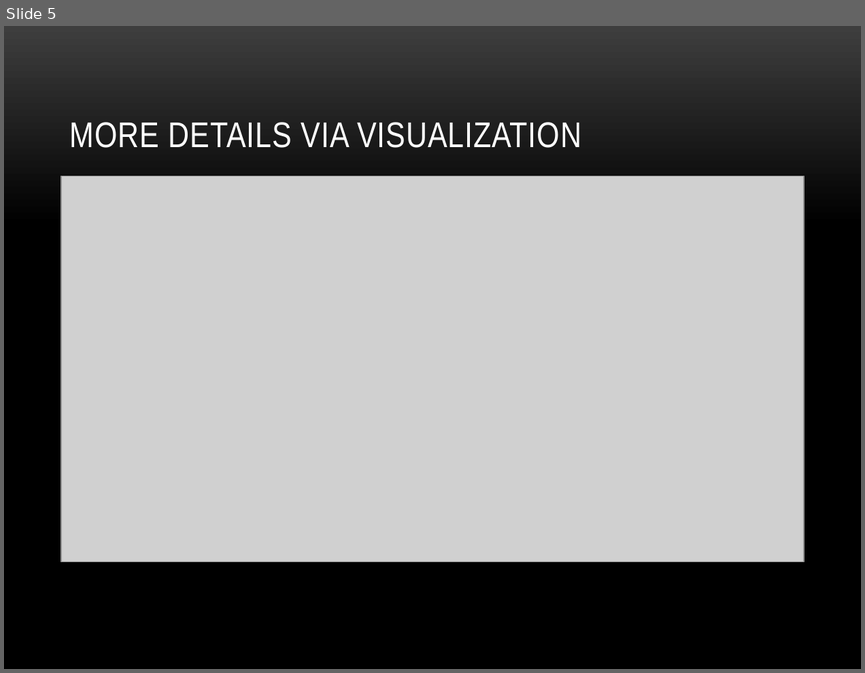
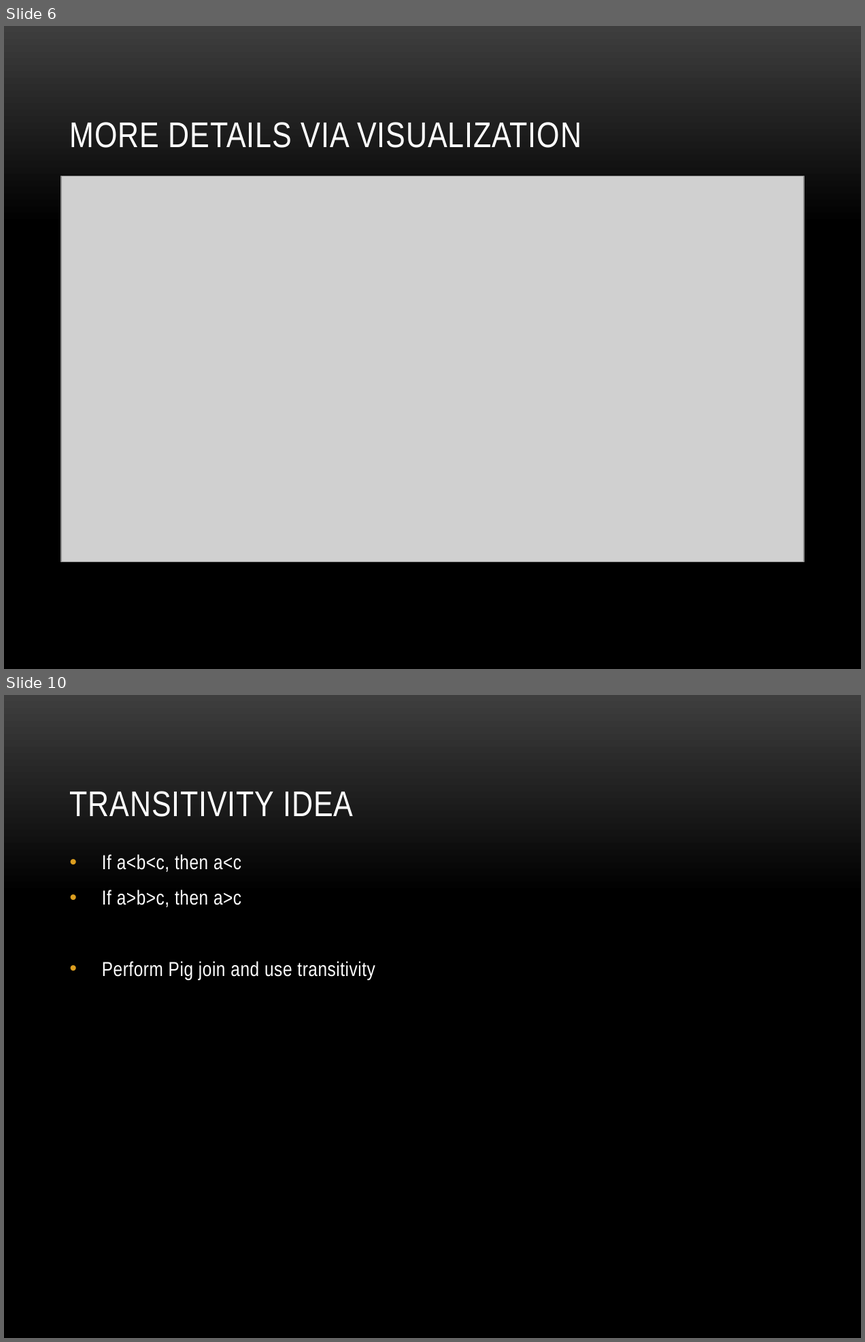
Before and after one commit to veravira/video-recom, a slide deck: src/main/script/sample.pptx. Shown one above the other, each under a label of ours: slide 5 before the commit, slides 6 and 10 after it; the slides between them are not shown. The pictures are 865x673 and 865x1342 pixels, drawn with LibreOffice and Linux fonts; fonts in the diff are those of the drawing; grey boxes stand for pictures; background and template pictures are left out. Boxes give left, top, right and bottom in pixels: in the first picture for what was removed or moved away, otherwise in the second. Text is boxed around its words. In the diff, an @@ line names an element or a change of style, - is before the commit and + after.

```diff
--- a/src/main/script/sample.pptx
+++ b/src/main/script/sample.pptx
@@ slide 10 added at <box>4,695,861,1338</box>, background picture (left out) @@
@@ title added at <box>70,791,354,817</box>, 30 pt, text #FFFFFF @@
+TRANSITIVITY IDEA
@@ text added at <box>102,854,375,980</box>, 17 pt, text #FFFFFF @@
+• If a<b<c, then a<c
+• If a>b>c, then a>c
+• Perform Pig join and use transitivity
@@ what was slide 5 is now slide 6 @@
```
Also in this commit, not shown: 2 slides changed, 3 other slides added, 3 other files.
